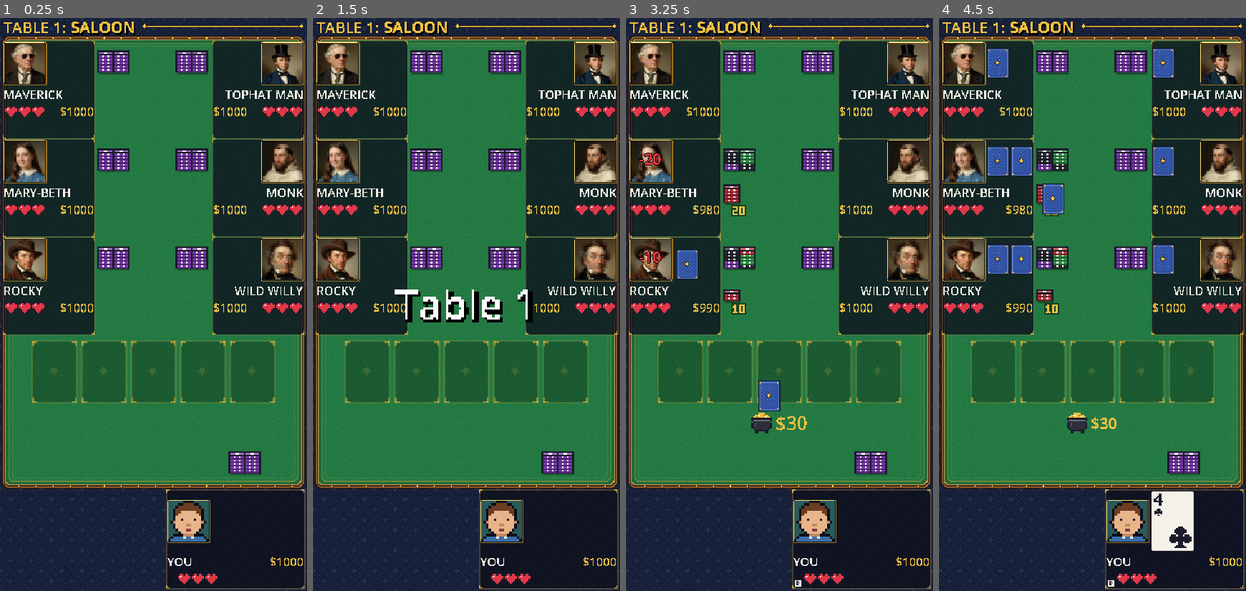
Above: before the commit, frames 1-4 (left to right).
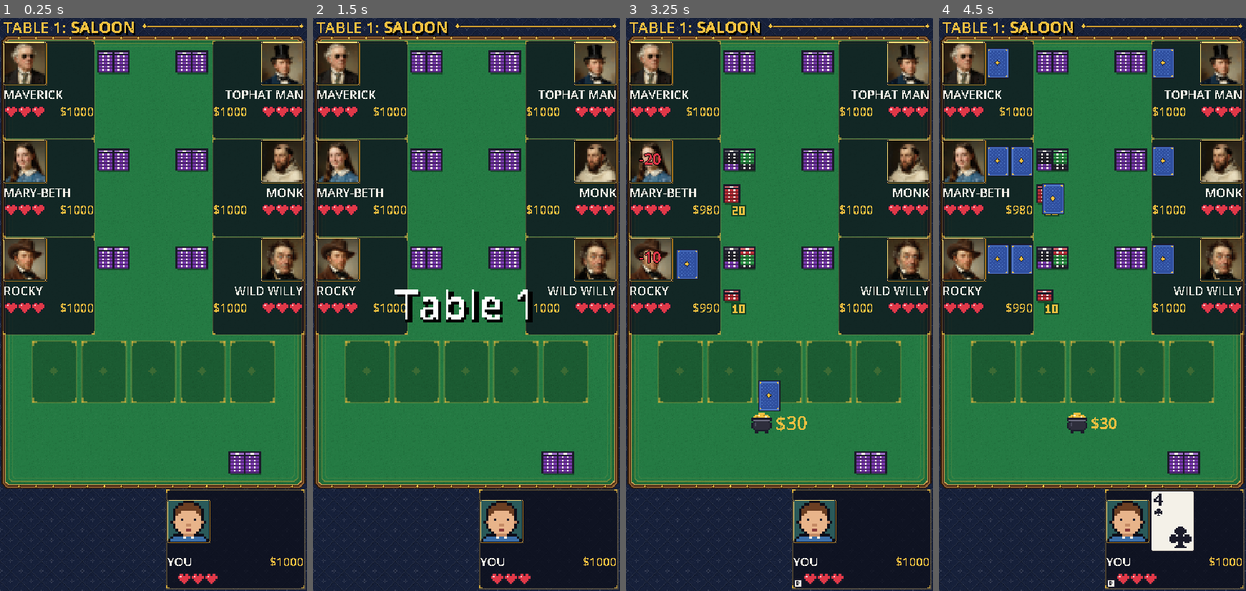
Above: after the commit, the same moments.

Repository: ryanlacroix/poker2
Game: Godot game, scene res://scenes/table.tscn
Two runs of this game, one before a commit and one after it. Both use one fixed random seed, a clock stepped at 60 frames per second and the inputs below. This scene is started directly instead of the project's main scene.
Inputs (mouse positions are in pixels of both pictures, inside the frame that each line leads up to):
- Up to frame 1 (0.25 s): no input
- Up to frame 2 (1.5 s): tap Enter at 0.5 s; move the mouse to (549, 539) at 0.52 s; tap F at 0.6 s; click (549, 539) at 0.67 s; tap Space at 1.25 s; move the mouse to (362, 287) at 1.27 s; tap C at 1.35 s; click (362, 287) at 1.42 s
- Up to frame 3 (3.25 s): tap Enter at 2 s; move the mouse to (675, 189) at 2.02 s; tap R at 2.1 s; click (675, 189) at 2.17 s; move the mouse to (675, 86) at 2.77 s; tap F at 2.85 s; click (675, 86) at 2.92 s
- Up to frame 4 (4.5 s): move the mouse to (1196, 86) at 3.52 s; tap C at 3.6 s; click (1196, 86) at 3.67 s; move the mouse to (1196, 189) at 4.27 s; tap R at 4.35 s; click (1196, 189) at 4.42 s

The runs differ from the first frame. In frame 1, 0.6% of the frame differs, in the area x 1-99%, y 4-46%; in frame 2, 0.6%; in frame 3, 0.5%; in frame 4, 0.6%.

Commit message:
updated lots of sprites

Diff:
--- a/data/npcs/jester.tres
+++ b/data/npcs/jester.tres
@@ -1,8 +1,7 @@
 [gd_resource type="Resource" script_class="NpcBrain" format=3]
 
 [ext_resource type="Script" path="res://scripts/ai/npc_brain.gd" id="1"]
-[ext_resource type="Texture2D" path="res://assets/portraits/jester.png" id="2"]
-[ext_resource type="Texture2D" path="res://assets/portraits/jester_injured.png" id="3"]
+[ext_resource type="Texture2D" path="res://assets/new_portraits24x24/jester-avatar24x24.png" id="2"]
 
 [resource]
 script = ExtResource("1")
@@ -13,4 +12,4 @@
 simulations = 150
 randomness = 0.2
 portrait = ExtResource("2")
-injured_portrait = ExtResource("3")
+injured_portrait = ExtResource("2")
--- a/data/npcs/king.tres
+++ b/data/npcs/king.tres
@@ -1,8 +1,7 @@
 [gd_resource type="Resource" script_class="NpcBrain" format=3]
 
 [ext_resource type="Script" path="res://scripts/ai/npc_brain.gd" id="1"]
-[ext_resource type="Texture2D" path="res://assets/portraits/king.png" id="2"]
-[ext_resource type="Texture2D" path="res://assets/portraits/king_injured.png" id="3"]
+[ext_resource type="Texture2D" path="res://assets/new_portraits24x24/king-avatar24x24.png" id="2"]
 
 [resource]
 script = ExtResource("1")
@@ -12,4 +11,4 @@
 bluff_rate = 0.25
 simulations = 600
 portrait = ExtResource("2")
-injured_portrait = ExtResource("3")
+injured_portrait = ExtResource("2")
--- a/data/npcs/knight.tres
+++ b/data/npcs/knight.tres
@@ -1,8 +1,7 @@
 [gd_resource type="Resource" script_class="NpcBrain" format=3]
 
 [ext_resource type="Script" path="res://scripts/ai/npc_brain.gd" id="1"]
-[ext_resource type="Texture2D" path="res://assets/portraits/knight.png" id="2"]
-[ext_resource type="Texture2D" path="res://assets/portraits/knight_injured.png" id="3"]
+[ext_resource type="Texture2D" path="res://assets/new_portraits24x24/knight-avatar24x24.png" id="2"]
 
 [resource]
 script = ExtResource("1")
@@ -12,4 +11,4 @@
 bluff_rate = 0.0
 simulations = 600
 portrait = ExtResource("2")
-injured_portrait = ExtResource("3")
+injured_portrait = ExtResource("2")
--- a/data/npcs/maverick_new.tres
+++ b/data/npcs/maverick_new.tres
@@ -1,7 +1,7 @@
 [gd_resource type="Resource" script_class="NpcBrain" format=3]
 
 [ext_resource type="Script" path="res://scripts/ai/npc_brain.gd" id="1"]
-[ext_resource type="Texture2D" path="res://assets/new_portraits/maverick-avatar-new.png" id="2"]
+[ext_resource type="Texture2D" path="res://assets/new_portraits24x24/maverick-avatar24x24.png" id="2"]
 
 [resource]
 script = ExtResource("1")
--- a/data/npcs/nobleman.tres
+++ b/data/npcs/nobleman.tres
@@ -1,8 +1,7 @@
 [gd_resource type="Resource" script_class="NpcBrain" format=3]
 
 [ext_resource type="Script" path="res://scripts/ai/npc_brain.gd" id="1"]
-[ext_resource type="Texture2D" path="res://assets/portraits/nobleman.png" id="2"]
-[ext_resource type="Texture2D" path="res://assets/portraits/nobleman_injured.png" id="3"]
+[ext_resource type="Texture2D" path="res://assets/new_portraits24x24/nobleman-avatar24x24.png" id="2"]
 
 [resource]
 script = ExtResource("1")
@@ -12,4 +11,4 @@
 bluff_rate = 0.1
 simulations = 1000
 portrait = ExtResource("2")
-injured_portrait = ExtResource("3")
+injured_portrait = ExtResource("2")
--- a/data/npcs/peasant.tres
+++ b/data/npcs/peasant.tres
@@ -1,8 +1,7 @@
 [gd_resource type="Resource" script_class="NpcBrain" format=3]
 
 [ext_resource type="Script" path="res://scripts/ai/npc_brain.gd" id="1"]
-[ext_resource type="Texture2D" path="res://assets/portraits/peasant.png" id="2"]
-[ext_resource type="Texture2D" path="res://assets/portraits/peasant_injured.png" id="3"]
+[ext_resource type="Texture2D" path="res://assets/new_portraits24x24/peasant-avatar24x24.png" id="2"]
 
 [resource]
 script = ExtResource("1")
@@ -13,4 +12,4 @@
 simulations = 200
 randomness = 0.15
 portrait = ExtResource("2")
-injured_portrait = ExtResource("3")
+injured_portrait = ExtResource("2")
--- a/data/npcs/queen.tres
+++ b/data/npcs/queen.tres
@@ -1,8 +1,7 @@
 [gd_resource type="Resource" script_class="NpcBrain" format=3]
 
 [ext_resource type="Script" path="res://scripts/ai/npc_brain.gd" id="1"]
-[ext_resource type="Texture2D" path="res://assets/portraits/queen.png" id="2"]
-[ext_resource type="Texture2D" path="res://assets/portraits/queen_injured.png" id="3"]
+[ext_resource type="Texture2D" path="res://assets/new_portraits24x24/queen-avatar24x24.png" id="2"]
 
 [resource]
 script = ExtResource("1")
@@ -13,4 +12,4 @@
 simulations = 1500
 randomness = 0.03
 portrait = ExtResource("2")
-injured_portrait = ExtResource("3")
+injured_portrait = ExtResource("2")
--- a/data/npcs/rocky_new.tres
+++ b/data/npcs/rocky_new.tres
@@ -1,7 +1,7 @@
 [gd_resource type="Resource" script_class="NpcBrain" format=3]
 
 [ext_resource type="Script" path="res://scripts/ai/npc_brain.gd" id="1"]
-[ext_resource type="Texture2D" path="res://assets/new_portraits/rocky-new-avatar.png" id="2"]
+[ext_resource type="Texture2D" path="res://assets/new_portraits24x24/rocky-avatar24x24.png" id="2"]
 
 [resource]
 script = ExtResource("1")
--- a/data/npcs/tophat.tres
+++ b/data/npcs/tophat.tres
@@ -1,7 +1,7 @@
 [gd_resource type="Resource" script_class="NpcBrain" format=3]
 
 [ext_resource type="Script" path="res://scripts/ai/npc_brain.gd" id="1"]
-[ext_resource type="Texture2D" path="res://assets/new_portraits/tophat-man-avat-new.png" id="2"]
+[ext_resource type="Texture2D" path="res://assets/new_portraits24x24/tophat-avatar24x24.png" id="2"]
 
 [resource]
 script = ExtResource("1")
--- a/scripts/core/hex.gd
+++ b/scripts/core/hex.gd
@@ -44,6 +44,15 @@
 	return ""
 
 
+## Picture of [param effect] (70x37), shown in the cast modal.
+static func image(effect: Effect) -> Texture2D:
+	match effect:
+		Effect.SHIMMER: return load("res://assets/hexes/shimmer.png")
+		Effect.LEECH: return load("res://assets/hexes/leech.png")
+	assert(false, "unknown hex %d" % effect)
+	return null
+
+
 ## What [param effect] does, shown in the cast modal.
 static func description(effect: Effect) -> String:
 	match effect:
--- a/scripts/ui/table_scene.gd
+++ b/scripts/ui/table_scene.gd
@@ -35,6 +35,8 @@
 const INTRO_PIXEL_SCALE := 3
 ## Width of the text in the hex modal, which wraps to fit.
 const HEX_MODAL_TEXT_WIDTH := 240
+## Whole-pixel scale of the hex's picture in the hex modal.
+const HEX_MODAL_IMAGE_SCALE := 2
 ## Tracers from a shimmering player to the others their shot spread to.
 const SHIMMER_TRACER_COLOR := Color("c8d8ff")
 ## Z index of the winning-hand banner and item notices: above the portraits, the gun and the
@@ -837,6 +839,12 @@
 	title.add_theme_font_size_override("font_size", 32)
 	title.add_theme_color_override("font_color", PixelArt.HEART_RED)
 	box.add_child(title)
+	var picture := TextureRect.new()
+	picture.texture = Hex.image(effect)
+	picture.expand_mode = TextureRect.EXPAND_IGNORE_SIZE
+	picture.stretch_mode = TextureRect.STRETCH_KEEP_ASPECT_CENTERED
+	picture.custom_minimum_size = picture.texture.get_size() * HEX_MODAL_IMAGE_SCALE
+	box.add_child(picture)
 	var detail := Label.new()
 	detail.text = Hex.description(effect)
 	detail.horizontal_alignment = HORIZONTAL_ALIGNMENT_CENTER
Binary file added: assets/hexes/leech.png
Not shown, added: assets/hexes/leech.png.import
Binary file added: assets/hexes/lightning.png
Not shown, added: assets/hexes/lightning.png.import
Binary file added: assets/hexes/shimmer.png
Not shown, added: assets/hexes/shimmer.png.import
Binary file added: assets/new_portraits24x24/jester-avatar24x24.png
Not shown, added: assets/new_portraits24x24/jester-avatar24x24.png.import
Binary file added: assets/new_portraits24x24/king-avatar24x24.png
Not shown, added: assets/new_portraits24x24/king-avatar24x24.png.import
Binary file added: assets/new_portraits24x24/knight-avatar24x24.png
Not shown, added: assets/new_portraits24x24/knight-avatar24x24.png.import
(and 12 more such lines)
